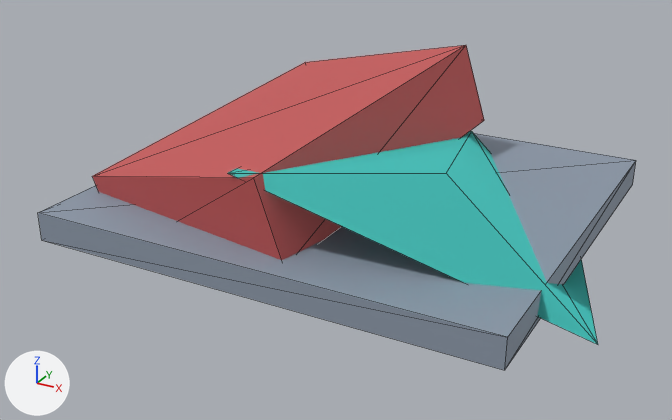
What one commit did to the glTF model assets/models/commercial-shop-mansard-wreck.glb.
Both versions are drawn from a camera (50 mm lens) standing at (8.54, -16.47, 8.14) and looking at (-0.13, -0.72, 0.26). Every picture has the same lights, and +X, +Y and +Z are marked at lower left. The picture after the commit comes second. Mesh edges are drawn as thin lines. Vertices at exactly the same position are counted once.

Before the edit, the objects in view are built like this:
```python
me_modelmesh = bpy.data.meshes.new('ModelMesh')
me_modelmesh.from_pydata(...)  # 22 vertices, 32 faces; spans x -4.9..5.91, y -4.4..4.4, z -1.6..3.18
me_modelmesh.materials.append(mat_defaultvertexcolormaterial)
ob_root = bpy.data.objects.new('Root', me_modelmesh)
ob_root.location = (0.0, 0.0, 0.0)
```
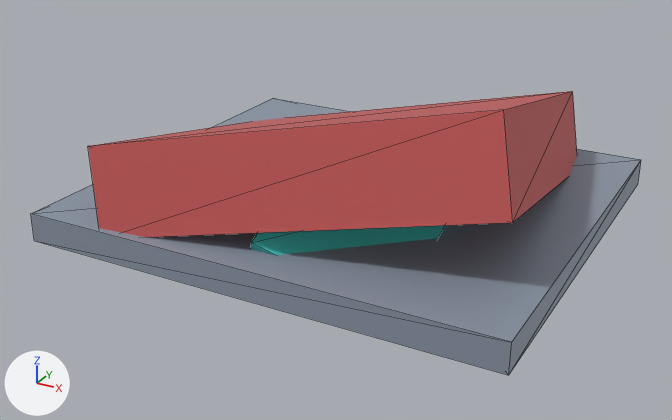
What differs and where, as boxes [x1, y1, x2, y2] in the pictures (672 x 420 px):
'Root', reshaped (13% shorter): before [38, 45, 636, 370]; after [31, 91, 641, 375]
part 1 of me_modelmesh, added: after [31, 98, 641, 375]
part 2 of me_modelmesh, rebuilt (25% wider, 32% shorter): before [92, 45, 484, 260]; after [88, 91, 577, 237]
part 3 of me_modelmesh, built on: before [38, 131, 636, 370]; after [250, 225, 445, 255]

Edits to the bpy script that builds the scene:
```text
Change me_modelmesh:
    used by ob_root; location = (0.0, 0.0, 0.0)
    remove me_modelmesh.from_pydata(...)  # 22 vertices, 32 faces; spans x -4.9..5.91, y -4.4..4.4, z -1.6..3.18
    add me_modelmesh.from_pydata(...)  # 24 vertices, 36 faces; spans x -5.0..5.0, y -4.5..4.5, z -1.28..3.68
    me_modelmesh part 1: a new loose piece, a box spanning x -5.0..5.0, y -4.5..4.5, z 0.0..0.6, in mat_defaultvertexcolormaterial
    me_modelmesh part 2: the loose piece of 8 vertices spanning x -4.7..1.7, y -4.0..4.0, z -0.78..3.18 is rebuilt with 8 vertices and now spans x -4.47..4.47, y -4.41..4.41, z -1.28..3.68
    me_modelmesh part 3
    14 vertices are removed from x -4.9..5.91, y -4.4..4.4, z -1.6..2.42
    20 faces are deleted
    8 vertices are added at x -0.61..2.61, y -3.82..-0.18, z -1.12..2.32
    12 new faces join them
```
